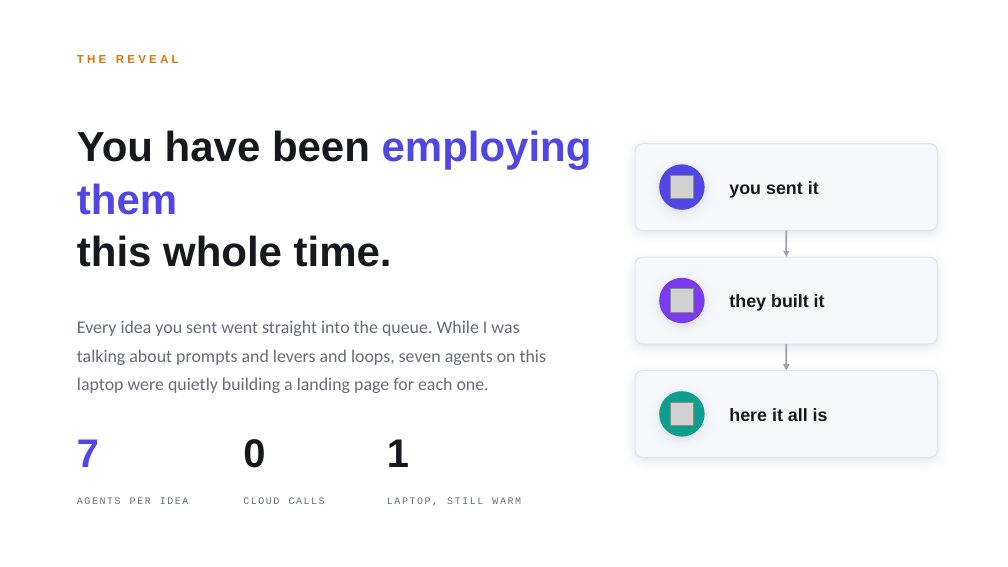
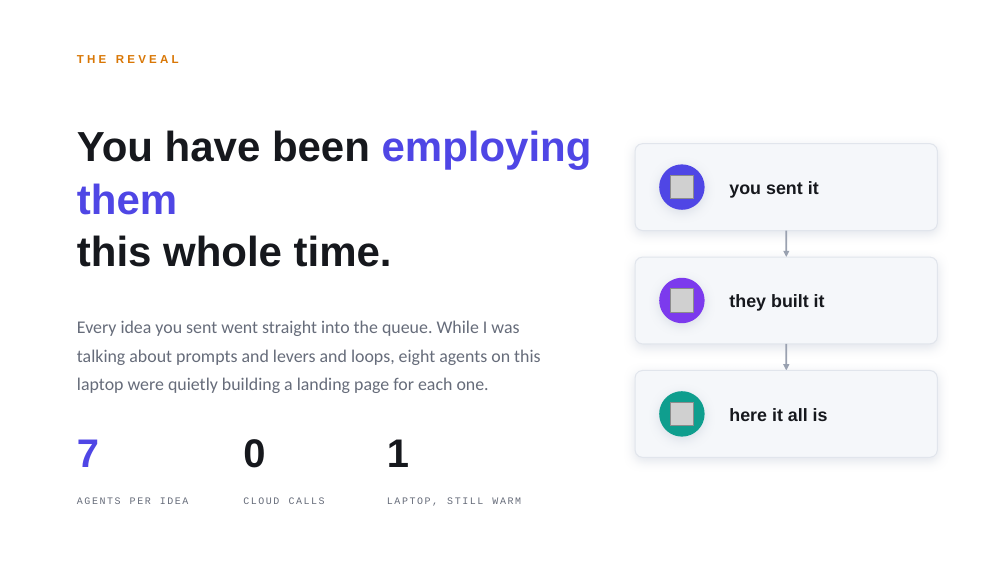
Before and after one commit to Nevvyboi/OnePromptManyWorkers, a slide deck: slide 35 of slides/One-Prompt-Many-Workers-Light.pptx (slide 29 before the commit). Drawn at 1008x567 pixels with LibreOffice and Linux fonts; fonts in the diff are those of the drawing; grey boxes stand for pictures. Boxes give left, top, right and bottom in pixels: in the first picture for what was removed or moved away, otherwise in the second. Text is boxed around its words. In the diff, an @@ line names an element or a change of style, - is before the commit and + after.

```diff
--- a/slides/One-Prompt-Many-Workers-Light.pptx
+++ b/slides/One-Prompt-Many-Workers-Light.pptx
@@ text at [77,320,540,393]: text changed @@
-Every idea you sent went straight into the queue. While I was talking about prompts and levers and loops, seven agents on this laptop were quietly building a landing page for each one.
+Every idea you sent went straight into the queue. While I was talking about prompts and levers and loops, eight agents on this laptop were quietly building a landing page for each one.
```
Also in this commit, not shown: 10 other slides changed, 6 slides added, 23 other files.
